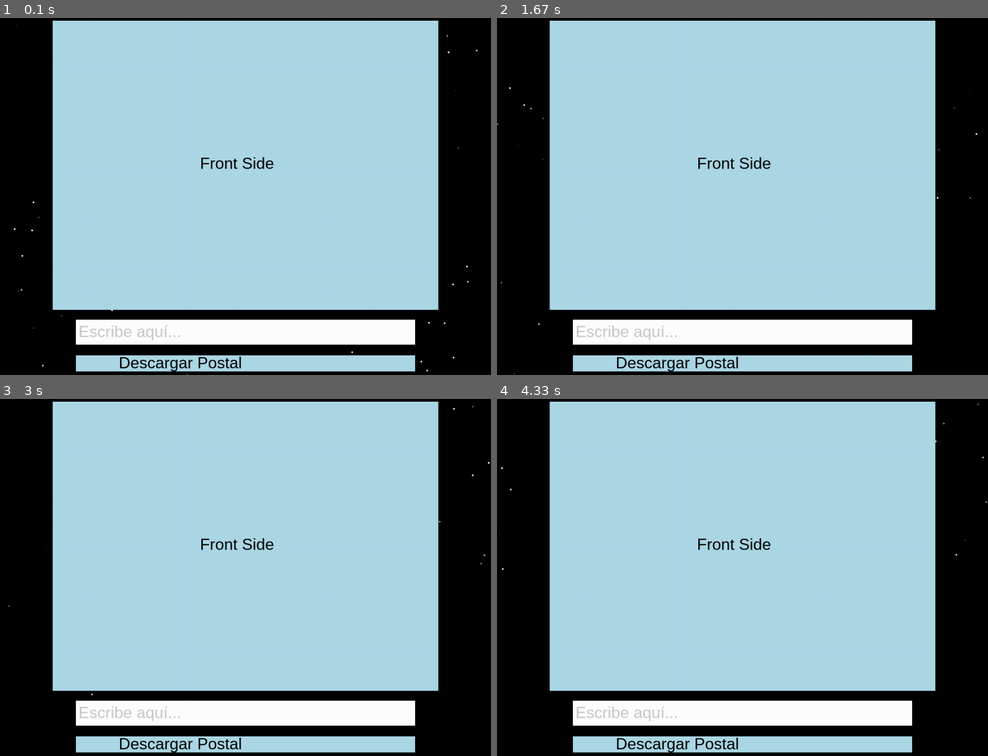
Above: before the commit, frames 1-4 (two rows, left to right).
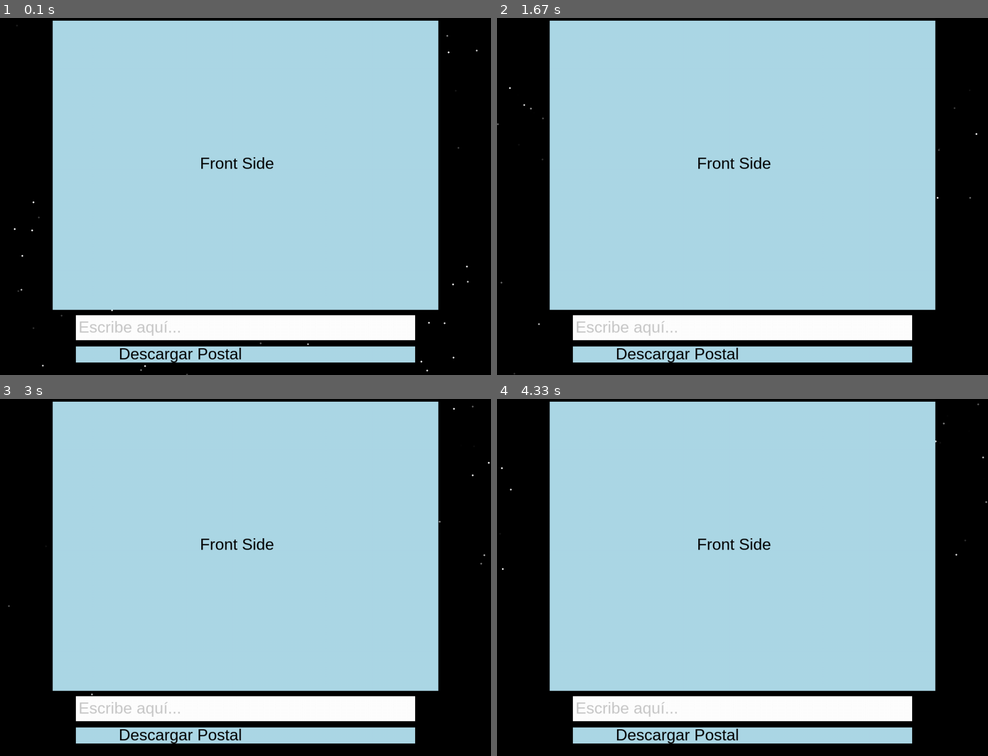
Above: after the commit, the same moments.

Repository: jduchit/Hackathon
Game: pygame game, started from postcard.py
Same seed, same stepped clock (60 frames per second), same inputs: the game is played once before the commit and once after it.
Inputs (mouse positions are in pixels of both pictures, inside the frame that each line leads up to):
- Up to frame 1 (0.1 s): no input
- Up to frame 2 (1.67 s): click (742, 196) at 0.38 s; click (742, 221) at 0.72 s; click (590, 142) at 1.05 s; click (801, 228) at 1.38 s
- Up to frame 3 (3 s): click (255, 459) at 1.72 s; click (220, 670) at 2.05 s; click (230, 516) at 2.38 s; click (176, 502) at 2.72 s
- Up to frame 4 (4.33 s): click (870, 545) at 3.05 s; click (894, 570) at 3.38 s; click (845, 513) at 3.72 s; click (600, 509) at 4.05 s

The runs differ from the first frame. In frame 1, 5.8% of the frame differs, in the area x 15-85%, y 83-100%; in frame 2, 5.8%; in frame 3, 5.8%; in frame 4, 5.8%.

Commit message:
Fix size

Diff:
--- a/postcard.py
+++ b/postcard.py
@@ -91,9 +91,9 @@
     POSTCARD_RECT.x = (SCREEN_WIDTH - POSTCARD_WIDTH) // 2
     POSTCARD_RECT.y = y_offset
     TEXT_BOX_RECT.x = POSTCARD_RECT.x + 50
-    TEXT_BOX_RECT.y = POSTCARD_RECT.y + POSTCARD_HEIGHT + 20
+    TEXT_BOX_RECT.y = POSTCARD_RECT.y + POSTCARD_HEIGHT + 10
     DOWNLOAD_BUTTON_RECT.x = POSTCARD_RECT.x + 50
-    DOWNLOAD_BUTTON_RECT.y = TEXT_BOX_RECT.y + TEXT_BOX_RECT.height + 20
+    DOWNLOAD_BUTTON_RECT.y = TEXT_BOX_RECT.y + TEXT_BOX_RECT.height + 10
 
 # Función para generar estrellas fugaces
 def generate_stars():
